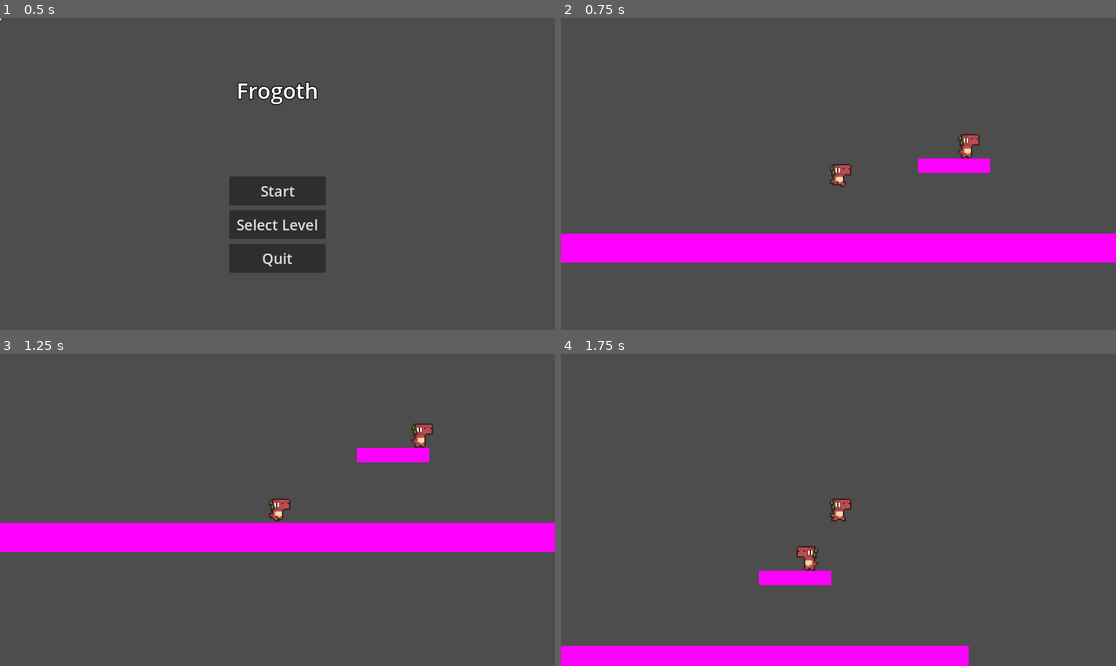
Above: before the commit, frames 1-4 (two rows, left to right).
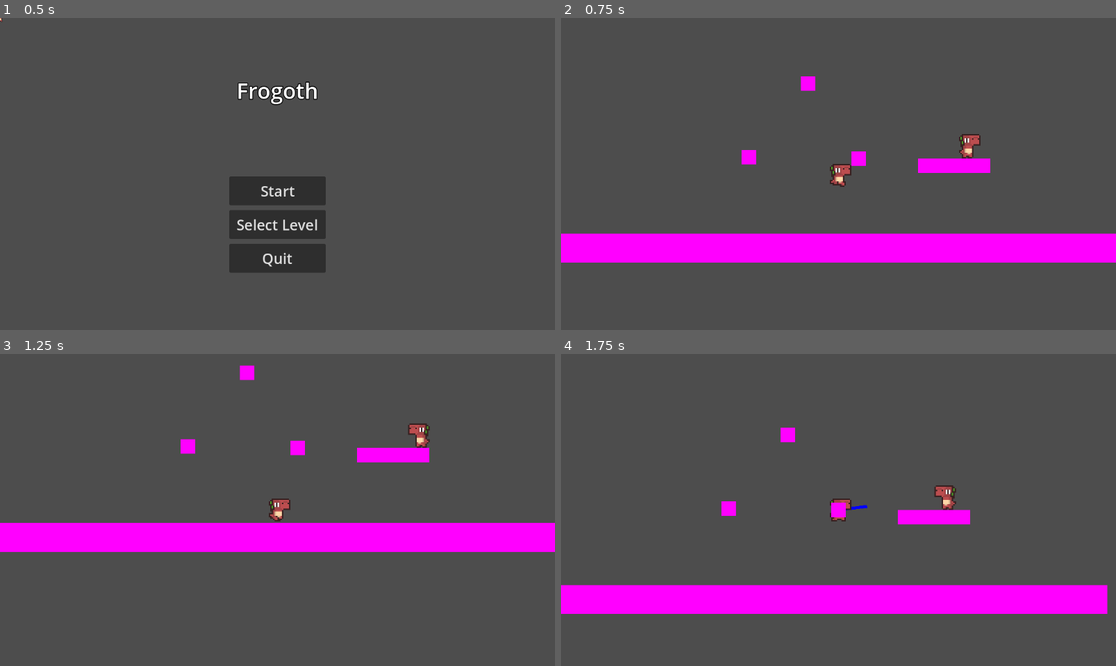
Above: after the commit, the same moments.

Repository: DerBrotDoktor/Frogoth
Game: Godot game, scene res://scenes/main/main.tscn
The game is run twice, just before and just after one commit, with the same random seed, the same clock (stepped at 60 frames per second) and the same inputs.
Inputs (mouse positions are in pixels of both pictures, inside the frame that each line leads up to):
- Up to frame 1 (0.5 s): no input
- Up to frame 2 (0.75 s): click "Start" at 0.5 s
- Up to frame 3 (1.25 s): no input
- Up to frame 4 (1.75 s): move the mouse to (960, 494) at 1.27 s; hold D (right) from 1.28 s (still down); hold Space (jump) from 1.28 s (still down); tap Shift (dash) at 1.35 s

Frame 1 is identical in both runs. In frame 2, 0.5% of the frame differs, in the area x 32-76%, y 18-48%; in frame 3, 0.6%; in frame 4, 16%, in the area x 0-99%, y 23-100%.

Commit message:
Added Frog Bash ability for player Changed enemy grounded collision

Diff:
--- a/project.godot
+++ b/project.godot
@@ -44,6 +44,11 @@
 ]
 }
 
+[layer_names]
+
+2d_physics/layer_1="Player"
+2d_physics/layer_2="Enemy"
+
 [rendering]
 
 textures/canvas_textures/default_texture_filter=0
--- /dev/null
+++ b/scenes/bash_points/bash_point.gd
@@ -0,0 +1,11 @@
+extends Area2D
+class_name BashPoint
+
+# Called when the node enters the scene tree for the first time.
+func _ready():
+	pass # Replace with function body.
+
+
+# Called every frame. 'delta' is the elapsed time since the previous frame.
+func _process(delta):
+	pass
--- /dev/null
+++ b/scenes/bash_points/bash_point.tscn
@@ -0,0 +1,18 @@
+[gd_scene load_steps=4 format=3 uid="uid://cj7mb0cagsptn"]
+
+[ext_resource type="Script" path="res://scenes/bash_points/bash_point.gd" id="1_yxaq1"]
+
+[sub_resource type="PlaceholderTexture2D" id="PlaceholderTexture2D_r6txh"]
+size = Vector2(10, 10)
+
+[sub_resource type="CircleShape2D" id="CircleShape2D_y7tx7"]
+radius = 6.0
+
+[node name="BashPoint" type="Area2D" groups=["bash_point"]]
+script = ExtResource("1_yxaq1")
+
+[node name="Sprite" type="Sprite2D" parent="."]
+texture = SubResource("PlaceholderTexture2D_r6txh")
+
+[node name="TriggerShape" type="CollisionShape2D" parent="."]
+shape = SubResource("CircleShape2D_y7tx7")
--- a/scenes/enemies/enemy_grounded.gd
+++ b/scenes/enemies/enemy_grounded.gd
@@ -13,7 +13,7 @@
 @onready var sprite :AnimatedSprite2D = $Animation
 
 
-func _physics_process(delta):
+func _physics_process(_delta):
 	velocity.x = speed * direction
 	move_and_slide()
 	if (horizontal_ray_cast.is_colliding() or not vertical_ray_cast_l.is_colliding() or not vertical_ray_cast_r.is_colliding()) and flip_cooldown_time_timer.is_stopped():
@@ -22,7 +22,7 @@
 
 func flip():
 	flip_cooldown_time_timer.start(flip_cooldown_time)
-	print ("flip")
 	sprite.flip_h = !sprite.flip_h
 	direction *= -1
+	horizontal_ray_cast.target_position.x *= -1
 	pass
--- a/scenes/enemies/enemy_grounded.tscn
+++ b/scenes/enemies/enemy_grounded.tscn
@@ -27,11 +27,12 @@
 size = Vector2(12, 17)
 
 [node name="EnemyGrounded" type="CharacterBody2D"]
+collision_layer = 2
+collision_mask = 2
 script = ExtResource("1_l2tby")
 
 [node name="Animation" type="AnimatedSprite2D" parent="."]
 sprite_frames = SubResource("SpriteFrames_1sjp7")
-flip_h = true
 
 [node name="Collider" type="CollisionShape2D" parent="."]
 position = Vector2(0, 0.5)
@@ -49,4 +50,6 @@
 target_position = Vector2(0, 15)
 
 [node name="FlipCooldownTimer" type="Timer" parent="."]
+wait_time = 0.3
 one_shot = true
+autostart = true
--- a/scenes/level/level_1.tscn
+++ b/scenes/level/level_1.tscn
@@ -1,6 +1,7 @@
-[gd_scene load_steps=6 format=3 uid="uid://jslvxnacwmvr"]
+[gd_scene load_steps=7 format=3 uid="uid://jslvxnacwmvr"]
 
 [ext_resource type="PackedScene" uid="uid://cpddwnffvkcgu" path="res://scenes/enemies/enemy_grounded.tscn" id="1_n76ny"]
+[ext_resource type="PackedScene" uid="uid://cj7mb0cagsptn" path="res://scenes/bash_points/bash_point.tscn" id="2_1ug63"]
 
 [sub_resource type="PlaceholderTexture2D" id="PlaceholderTexture2D_iwq4j"]
 size = Vector2(400, 20)
@@ -36,4 +37,12 @@
 
 [node name="EnemyGrounded" parent="." instance=ExtResource("1_n76ny")]
 position = Vector2(85, 5)
-direction = -1
+
+[node name="BashPoint" parent="." instance=ExtResource("2_1ug63")]
+position = Vector2(14, 14)
+
+[node name="BashPoint2" parent="." instance=ExtResource("2_1ug63")]
+position = Vector2(-21, -38)
+
+[node name="BashPoint3" parent="." instance=ExtResource("2_1ug63")]
+position = Vector2(-62, 13)
--- /dev/null
+++ b/scenes/main/bash_point_controller.gd
@@ -0,0 +1,19 @@
+extends Node
+class_name BashPointController
+
+@export var player :Player
+var current_bash_points :Array = []
+
+func add_point():
+	pass
+
+func create_area():
+	pass
+
+func clear_area():
+	pass
+
+
+func _on_player_enter_bash_point(bash_point :BashPoint):
+	print(bash_point)
+	pass # Replace with function body.
--- a/scenes/main/main.tscn
+++ b/scenes/main/main.tscn
@@ -1,10 +1,11 @@
-[gd_scene load_steps=6 format=3 uid="uid://iyel1auqud01"]
+[gd_scene load_steps=7 format=3 uid="uid://iyel1auqud01"]
 
 [ext_resource type="Script" path="res://scenes/main/main.gd" id="1_wtrgv"]
 [ext_resource type="PackedScene" uid="uid://jslvxnacwmvr" path="res://scenes/level/level_1.tscn" id="2_046pa"]
 [ext_resource type="PackedScene" uid="uid://bfqr80qekwaw5" path="res://scenes/player/player.tscn" id="3_cw4d6"]
 [ext_resource type="PackedScene" uid="uid://byylmvxjebsun" path="res://scenes/menus/level_select_menu.tscn" id="3_qm2ey"]
 [ext_resource type="PackedScene" uid="uid://c7uqvsqtn5b6p" path="res://scenes/menus/main_menu.tscn" id="4_3igok"]
+[ext_resource type="Script" path="res://scenes/main/bash_point_controller.gd" id="6_n33ax"]
 
 [node name="Main" type="Node" node_paths=PackedStringArray("player")]
 script = ExtResource("1_wtrgv")
@@ -14,3 +15,8 @@
 player = NodePath("Player")
 
 [node name="Player" parent="." instance=ExtResource("3_cw4d6")]
+
+[node name="BashPointController" type="Node" parent="."]
+script = ExtResource("6_n33ax")
+
+[connection signal="enter_bash_point" from="Player" to="BashPointController" method="_on_player_enter_bash_point"]
--- a/scenes/player/player.gd
+++ b/scenes/player/player.gd
@@ -1,4 +1,7 @@
 extends CharacterBody2D
+class_name Player
+
+signal enter_bash_point(bash_point :BashPoint)
 
 @export var normal_speed :float = 100.0
 
@@ -23,6 +26,21 @@
 @export var camera :Camera2D
 var is_disabled = false
 
+#Bash
+var is_in_bash_point :bool = false #no jumping
+var can_move :bool = true # no moving
+var ready_for_bash :bool = false # no bash point trigger
+var is_bashing :bool = false # bash movement
+
+var current_bash_point :BashPoint
+
+@onready var bash_timer = $BashTimer
+@export var bash_time :float = 0.2
+@export var bash_speed :int = 300
+
+@onready var direction_arrow_sprite : Sprite2D = $DirectionArrow
+
+
 var gravity = ProjectSettings.get_setting("physics/2d/default_gravity")
 
 
@@ -32,24 +50,30 @@
 		return
 
 	# Add the gravity.
-	if not is_on_floor():
+	if not is_on_floor() and can_move:
 		velocity.y += gravity * delta
 
-	if Input.is_action_just_pressed("dash") and dash_timer.is_stopped():
+	if ready_for_bash:
+		direction_arrow_sprite. look_at(get_global_mouse_position())
+
+	if Input.is_action_pressed("jump") and is_in_bash_point and not ready_for_bash :
+		bash_point()
+	elif Input.is_action_just_released("jump") and ready_for_bash:
+		bash()
+	elif Input.is_action_just_pressed("dash") and dash_timer.is_stopped() and can_move:
 		dash_timer.start(dash_time)
 
-	var speed = dash_speed if not dash_timer.is_stopped() else normal_speed
+	var speed = normal_speed if dash_timer.is_stopped() else dash_speed
 
 	#Handle the movement
 	var direction = Input.get_axis("left", "right")
-	if direction:
+	if direction and can_move:
 		velocity.x = direction * speed
-	else:
+	elif can_move:
 		velocity.x = move_toward(velocity.x, 0, speed)
 
 	#Jump buffer
 	if Input.is_action_just_pressed("jump"):
-		print ("tttt")
 		jump_buffer_timer.start(jump_buffer_time)
 
 	var was_on_floor = is_on_floor()
@@ -58,7 +82,6 @@
 
 	#Coyte Time
 	if was_on_floor and not is_on_floor() and coyote_timer.is_stopped():
-		print("cooyte")
 		coyote_timer.start(coyote_time)
 	elif is_on_floor():
 		can_jump = true
@@ -66,9 +89,10 @@
 
 	#Handle Jump
 	if not jump_buffer_timer.is_stopped() and can_jump:
-		print("jump")
 		jump_buffer_timer.stop()
 		coyote_timer.stop()
+		if is_in_bash_point:
+			return
 		if can_double_jump:
 			can_jump = true
 			can_double_jump = false
@@ -76,7 +100,6 @@
 		else:
 			can_jump = false
 			velocity.y = double_jump_velocity
-
 
 func _on_coyote_timer_timeout():
 	can_jump = true
@@ -87,7 +110,38 @@
 	camera.enabled = false
 	is_disabled = true
 
-
 func enable():
 	camera.enabled = true
 	is_disabled = false
+
+func bash_point():
+	enter_bash_point.emit(current_bash_point)
+	direction_arrow_sprite.visible = true
+	can_move = false
+	velocity = Vector2(0,0)
+	position = current_bash_point.position
+	ready_for_bash = true
+
+func bash():
+	var _direction :Vector2 = (get_global_mouse_position() - global_position).normalized()
+	velocity = _direction * bash_speed
+	bash_timer.start(bash_time)
+	ready_for_bash = false
+	direction_arrow_sprite.visible = false
+
+func _on_bash_timer_timeout():
+	if not ready_for_bash:
+		can_move = true
+	pass
+
+func _on_trigger_area_area_entered(area):
+	if area.is_in_group("bash_point"):
+		current_bash_point = area
+		is_in_bash_point = true
+	pass
+
+func _on_trigger_area_area_exited(area):
+	if area.is_in_group("bash_point"):
+		is_in_bash_point = false
+		current_bash_point = null
+	pass
--- a/scenes/player/player.tscn
+++ b/scenes/player/player.tscn
@@ -61,6 +61,12 @@
 [sub_resource type="RectangleShape2D" id="RectangleShape2D_0tqvw"]
 size = Vector2(11, 17)
 
+[sub_resource type="RectangleShape2D" id="RectangleShape2D_86dhk"]
+size = Vector2(19, 28)
+
+[sub_resource type="PlaceholderTexture2D" id="PlaceholderTexture2D_2jsgx"]
+size = Vector2(20, 2)
+
 [node name="Player" type="CharacterBody2D" node_paths=PackedStringArray("camera")]
 script = ExtResource("1_il0n1")
 camera = NodePath("Camera")
@@ -87,4 +93,22 @@
 [node name="DashTimer" type="Timer" parent="."]
 one_shot = true
 
+[node name="BashTimer" type="Timer" parent="."]
+
+[node name="TriggerArea" type="Area2D" parent="."]
+
+[node name="TriggerCollider" type="CollisionShape2D" parent="TriggerArea"]
+position = Vector2(-0.5, 0)
+shape = SubResource("RectangleShape2D_86dhk")
+
+[node name="DirectionArrow" type="Sprite2D" parent="."]
+visible = false
+modulate = Color(0, 0.6, 1, 1)
+show_behind_parent = true
+texture = SubResource("PlaceholderTexture2D_2jsgx")
+offset = Vector2(10, 0)
+
 [connection signal="timeout" from="CoyoteTimer" to="." method="_on_coyote_timer_timeout"]
+[connection signal="timeout" from="BashTimer" to="." method="_on_bash_timer_timeout"]
+[connection signal="area_entered" from="TriggerArea" to="." method="_on_trigger_area_area_entered"]
+[connection signal="area_exited" from="TriggerArea" to="." method="_on_trigger_area_area_exited"]
Not shown: 1 places in scenes/player/player.tscn that only renumber resources
